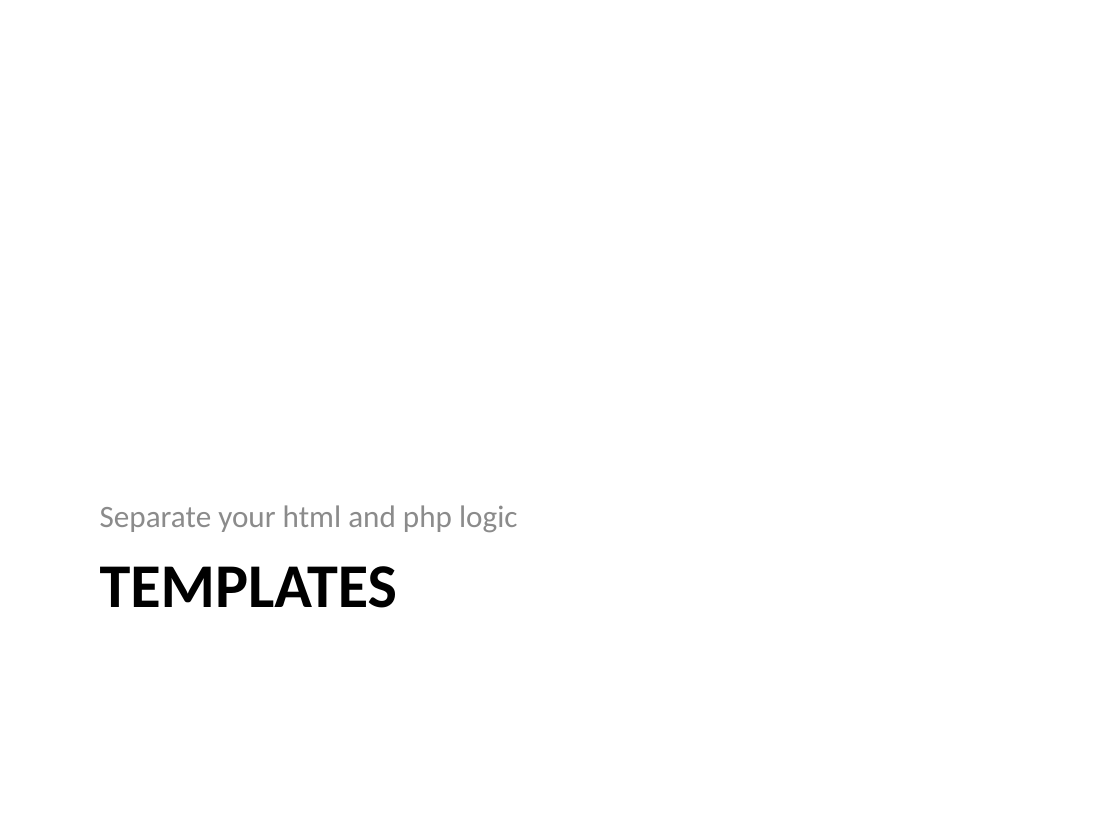
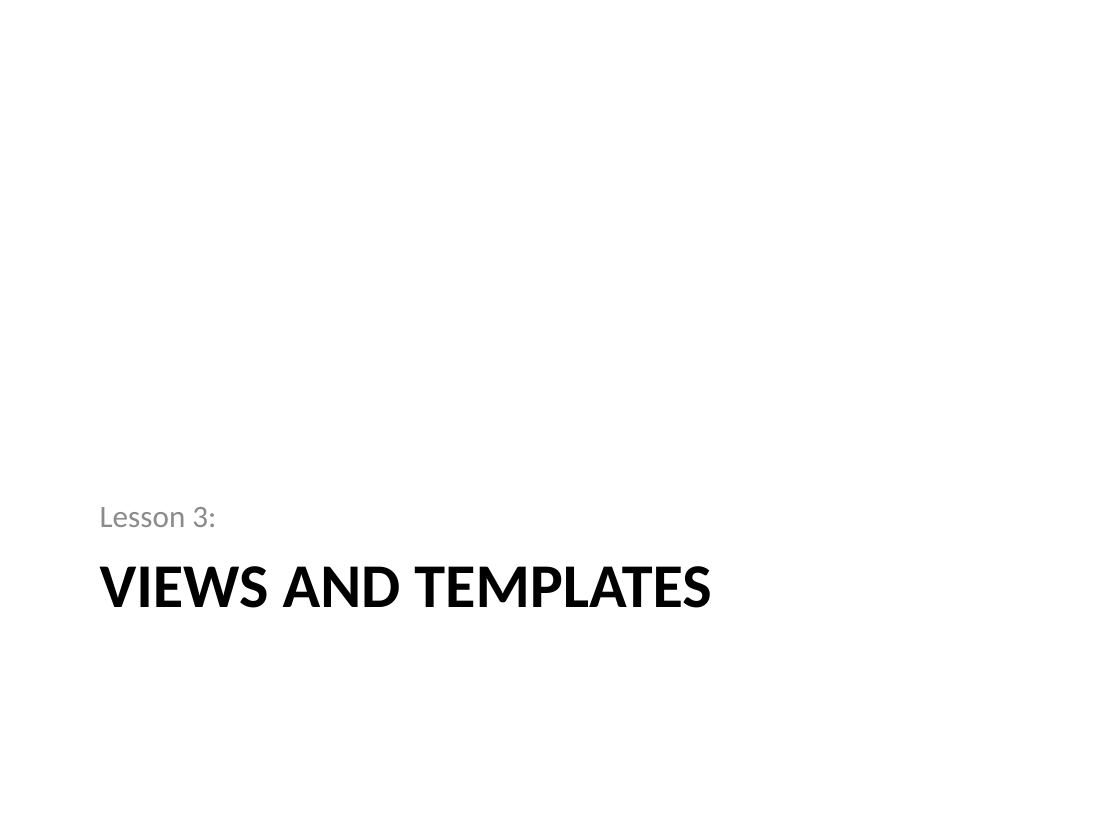
Before and after one commit to PHPEmbark/curriculum, a slide deck: slide 16 of course/4 - Organization and Projects/Organization and Projects.pptx (slide 9 before the commit). Drawn at 1120x840 pixels with LibreOffice and Linux fonts; fonts in the diff are those of the drawing. Boxes give left, top, right and bottom in pixels: in the first picture for what was removed or moved away, otherwise in the second. Text is boxed around its words. In the diff, an @@ line names an element or a change of style, - is before the commit and + after.

```diff
--- a/course/4 - Organization and Projects/Organization and Projects.pptx
+++ b/course/4 - Organization and Projects/Organization and Projects.pptx
@@ text at box(100, 507, 216, 527): text changed @@
-Separate your html and php logic
+Lesson 3:
@@ title at box(100, 566, 711, 608): text changed @@
-TEMPLATES
+VIEWS AND TEMPLATES
```
Also in this commit, not shown: 6 other slides changed, 9 slides added.
